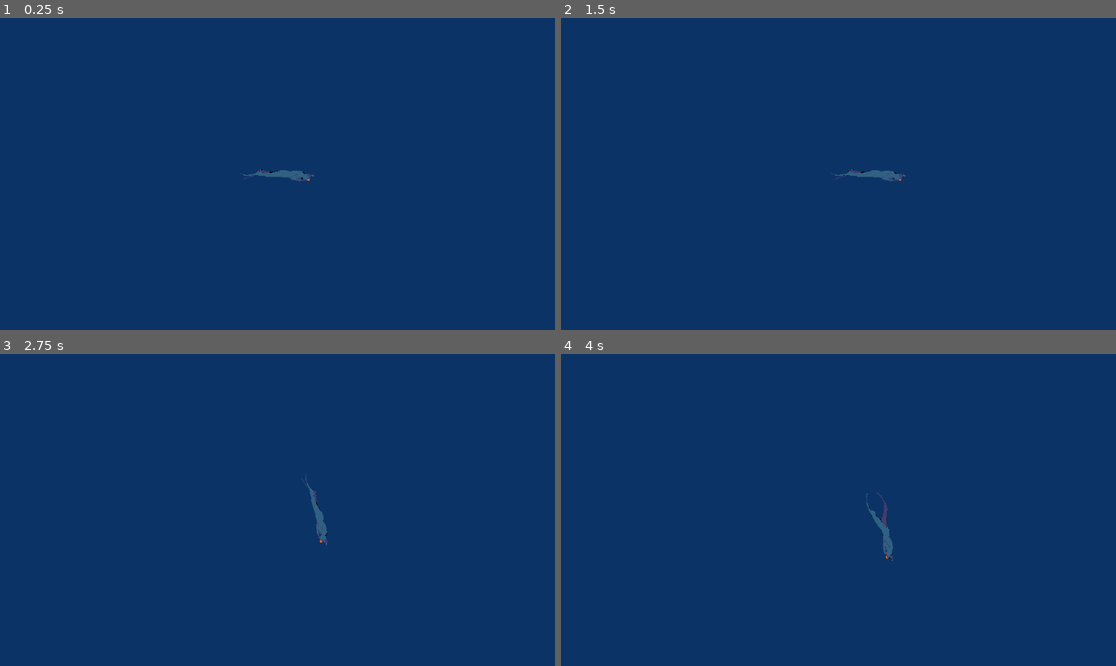
Above: before the commit, frames 1-4 (two rows, left to right).
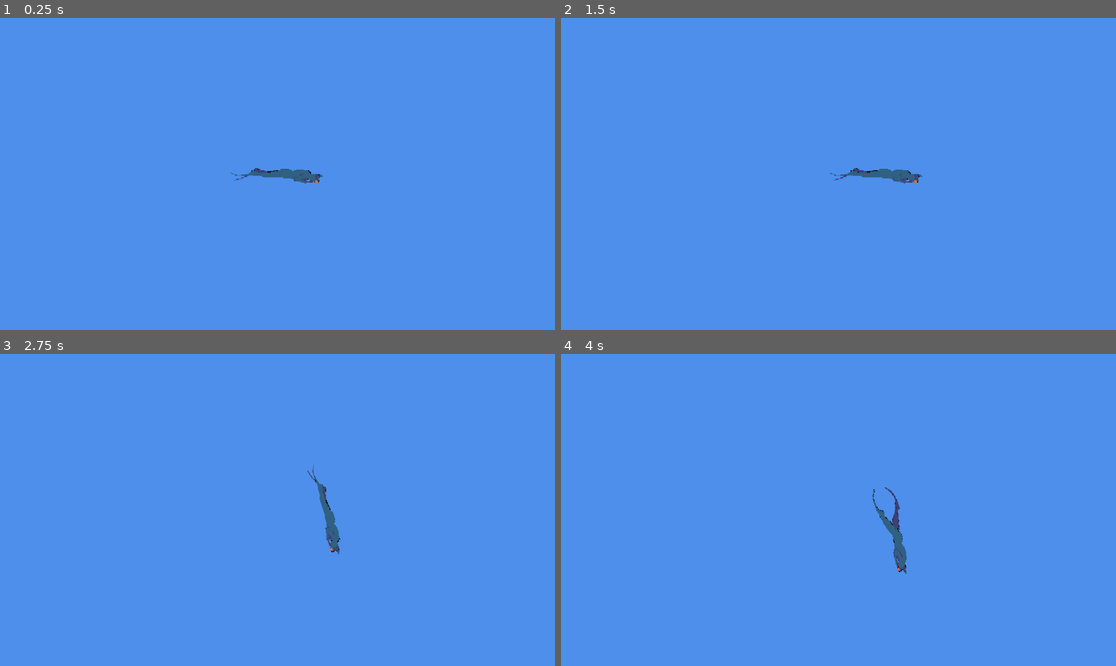
Above: after the commit, the same moments.

Repository: kstolen0/freediver-game
Game: Godot game, scene res://root.tscn
Two runs of this game, one before a commit and one after it. Both use one fixed random seed, a clock stepped at 60 frames per second and the inputs below.
Inputs:
- Up to frame 1 (0.25 s): no input
- Up to frame 2 (1.5 s): tap Enter at 0.5 s; hold F 0.53-1.28 s; tap P at 1.35 s
- Up to frame 3 (2.75 s): hold L from 2.03 s (still down)
- Up to frame 4 (4 s): release L at 2.78 s; tap U at 2.85 s; tap Space at 3.5 s; hold F from 3.53 s (still down)

The runs differ from the first frame. In frame 1, 100% of the frame differs, in the area x 0-100%, y 0-100%; in frame 2, 100%; in frame 3, 100%; in frame 4, 100%.

Commit message:
player animations

Diff:
--- a/project.godot
+++ b/project.godot
@@ -17,4 +17,4 @@
 
 [rendering]
 
-environment/defaults/default_clear_color=Color(0.0482871, 0.200064, 0.398475, 1)
+environment/defaults/default_clear_color=Color(0.299833, 0.561037, 0.922104, 1)
--- a/root.tscn
+++ b/root.tscn
@@ -76,4 +76,4 @@
 [node name="CanvasLayer" type="CanvasLayer" parent="."]
 
 [node name="Camera2D" type="Camera2D" parent="."]
-zoom = Vector2(1.2, 1.2)
+zoom = Vector2(1.5, 1.5)
Binary file changed: diver-sheet.png
